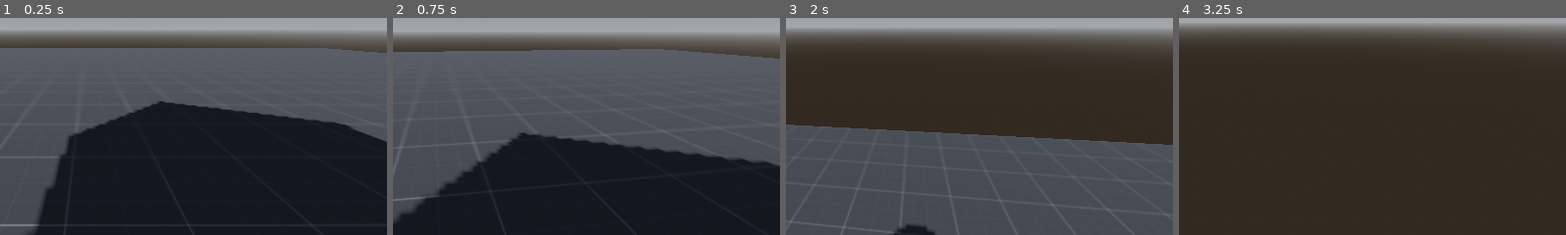
Above: before the commit, frames 1-4 (left to right).
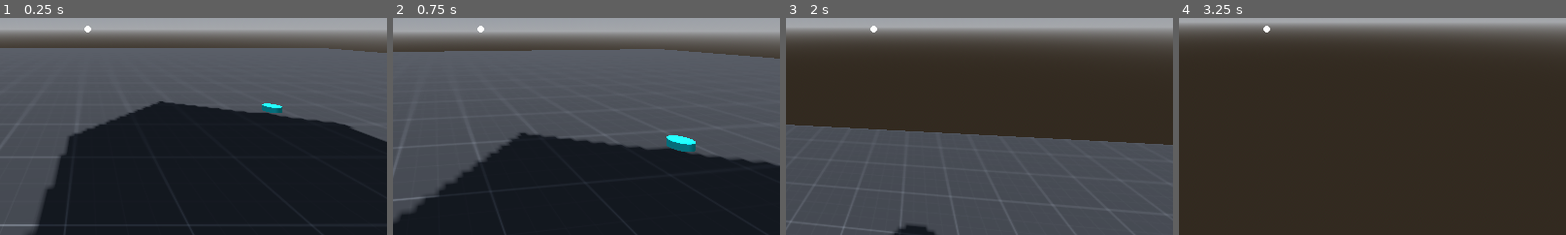
Above: after the commit, the same moments.

Repository: DoomFishy/Drive-Thru-Horror
Game: Godot game, scene res://scenes/levels/test_world.tscn
Same seed, same stepped clock (60 frames per second), same inputs: the game is played once before the commit and once after it. The project has no main scene, so this scene is started directly.
Inputs (mouse positions are % of the whole screen's width and height, from its top left):
- Up to frame 1 (0.25 s): no input
- Up to frame 2 (0.75 s): tap Enter at 0.5 s; move the mouse to (55, 50) at 0.52 s; hold W (up) from 0.53 s (still down); click (55, 50) at 0.6 s
- Up to frame 3 (2 s): keep holding W (up); tap Space (jump) at 0.77, 1.52 s; move the mouse to (45, 50) at 1.27 s; click (45, 50) at 1.35 s
- Up to frame 4 (3.25 s): keep holding W (up); move the mouse to (52, 48) at 2.02 s; click (52, 48) at 2.1 s; move the mouse to (49, 52) at 2.77 s; click (49, 52) at 2.85 s; tap Space (jump) at 3.02 s
The pictures show only the part of the screen within x 39-89%, y 47-97%; the shares and areas given below are measured in that part.

The runs differ from the first frame. In frame 1, 0.3% of the frame differs, in the area x 21-73%, y 3-46%; in frame 2, 0.6%, in the area x 21-79%, y 3-63%; in frame 3, less than 0.1%; in frame 4, less than 0.1%.

Commit message:
updated player controller

Diff:
--- a/project.godot
+++ b/project.godot
@@ -57,3 +57,10 @@
 "events": [Object(InputEventMouseButton,"resource_local_to_scene":false,"resource_name":"","device":-1,"window_id":0,"a …(253 unchanged characters)…
 ]
 }
+
+[layer_names]
+
+3d_physics/layer_1="player"
+3d_physics/layer_2="environment"
+3d_physics/layer_3="items"
+3d_physics/layer_4="interactables"
--- /dev/null
+++ b/scenes/dummy_items/dummy_item.tscn
@@ -0,0 +1,21 @@
+[gd_scene load_steps=4 format=3 uid="uid://ifllmt2qup1j"]
+
+[sub_resource type="CylinderShape3D" id="CylinderShape3D_cbqj7"]
+height = 0.3
+
+[sub_resource type="CylinderMesh" id="CylinderMesh_hwh45"]
+height = 0.3
+
+[sub_resource type="StandardMaterial3D" id="StandardMaterial3D_cbqj7"]
+albedo_color = Color(0, 1, 1, 1)
+
+[node name="DummyItem" type="StaticBody3D"]
+transform = Transform3D(0.3, 0, 0, 0, 0.3, 0, 0, 0, 0.3, 0, 0, 0)
+collision_layer = 4
+
+[node name="CollisionShape3D" type="CollisionShape3D" parent="."]
+shape = SubResource("CylinderShape3D_cbqj7")
+
+[node name="MeshInstance3D" type="MeshInstance3D" parent="."]
+mesh = SubResource("CylinderMesh_hwh45")
+surface_material_override/0 = SubResource("StandardMaterial3D_cbqj7")
--- a/scenes/levels/test_world.tscn
+++ b/scenes/levels/test_world.tscn
@@ -1,7 +1,8 @@
-[gd_scene load_steps=7 format=3 uid="uid://buahw34qee6w5"]
+[gd_scene load_steps=8 format=3 uid="uid://buahw34qee6w5"]
 
 [ext_resource type="PackedScene" uid="uid://dt0hn2cgtf5g1" path="res://scenes/player/player.tscn" id="1_1mgh8"]
 [ext_resource type="Texture2D" uid="uid://dqaehttexexqh" path="res://assets/prototype/Dark/texture_01.png" id="2_0huwb"]
+[ext_resource type="PackedScene" uid="uid://ifllmt2qup1j" path="res://scenes/dummy_items/dummy_item.tscn" id="3_0huwb"]
 
 [sub_resource type="ProceduralSkyMaterial" id="ProceduralSkyMaterial_8a5hx"]
 
@@ -28,13 +29,18 @@
 [node name="CSGBox3D" type="CSGBox3D" parent="."]
 transform = Transform3D(1, 0, 0, 0, 1, 0, 0, 0, 1, 0.045814514, -0.35473633, -0.18376923)
 use_collision = true
+collision_layer = 2
 size = Vector3(39.45375, 0.29052734, 48.29338)
 material = SubResource("StandardMaterial3D_8a5hx")
 
 [node name="CSGBox3D2" type="CSGBox3D" parent="."]
 transform = Transform3D(0.8757006, 0.12900476, -0.46530226, 0, 0.9636491, 0.2671711, 0.48285446, -0.23396191, 0.8438681, 1.6297703, 3.2519016, 6.0166836)
 use_collision = true
+collision_layer = 2
 size = Vector3(3.032671, 8.925537, 3.9626064)
 
 [node name="Player" parent="." instance=ExtResource("1_1mgh8")]
 transform = Transform3D(1, 0, 0, 0, 1, 0, 0, 0, 1, 0.20424843, 0.7905276, -0.32461023)
+
+[node name="DummyItem" parent="." instance=ExtResource("3_0huwb")]
+transform = Transform3D(0.3, 0, 0, 0, 0.3, 0, 0, 0, 0.3, 3.53334, -0.059472173, -5.4248867)
--- a/scenes/player/player.tscn
+++ b/scenes/player/player.tscn
@@ -1,13 +1,17 @@
-[gd_scene load_steps=5 format=3 uid="uid://dt0hn2cgtf5g1"]
+[gd_scene load_steps=7 format=3 uid="uid://dt0hn2cgtf5g1"]
 
-[ext_resource type="Script" uid="uid://d1x4u7h3ps15v" path="res://scenes/player/player.gd" id="1_dovo2"]
-[ext_resource type="Script" uid="uid://b41j15x3dwiqt" path="res://scenes/player/head.gd" id="2_dovo2"]
+[ext_resource type="Script" uid="uid://d1x4u7h3ps15v" path="res://scenes/player/scripts/player.gd" id="1_dovo2"]
+[ext_resource type="Script" uid="uid://b41j15x3dwiqt" path="res://scenes/player/scripts/head.gd" id="2_dovo2"]
+[ext_resource type="Script" uid="uid://b81ipwmbcngqb" path="res://scenes/player/scripts/interact_controller.gd" id="3_gmlin"]
 
 [sub_resource type="CylinderShape3D" id="CylinderShape3D_x7p2l"]
 
 [sub_resource type="CapsuleMesh" id="CapsuleMesh_x7p2l"]
 
+[sub_resource type="SphereMesh" id="SphereMesh_gmlin"]
+
 [node name="Player" type="CharacterBody3D"]
+collision_mask = 2
 script = ExtResource("1_dovo2")
 speed = 10.0
 jump_power = 8.0
@@ -25,3 +29,29 @@
 camera = NodePath("Camera3D")
 
 [node name="Camera3D" type="Camera3D" parent="head"]
+
+[node name="InteractRaycast" type="RayCast3D" parent="head/Camera3D"]
+target_position = Vector3(0, 0, -5)
+collision_mask = 14
+
+[node name="ItemHolder" type="Node3D" parent="head"]
+transform = Transform3D(1, 0, 0, 0, 1, 0, 0, 0, 1, 0.42254293, -0.17254883, -0.55524206)
+
+[node name="InteractController" type="Node" parent="." node_paths=PackedStringArray("raycast", "itemHolder")]
+script = ExtResource("3_gmlin")
+raycast = NodePath("../head/Camera3D/InteractRaycast")
+itemHolder = NodePath("../head/ItemHolder")
+
+[node name="tempCrosshair" type="Control" parent="."]
+layout_mode = 3
+anchors_preset = 8
+anchor_left = 0.5
+anchor_top = 0.5
+anchor_right = 0.5
+anchor_bottom = 0.5
+grow_horizontal = 2
+grow_vertical = 2
+
+[node name="MeshInstance2D" type="MeshInstance2D" parent="tempCrosshair"]
+scale = Vector2(10, 10)
+mesh = SubResource("SphereMesh_gmlin")
--- a/scenes/player/head.gd
+++ b/scenes/player/scripts/head.gd
@@ -18,7 +18,6 @@
 		rotate_x(-event.relative.y * sens)
 		rotation.x = clamp(rotation.x, deg_to_rad(-90), deg_to_rad(90))
 
-
 func _process(delta: float) -> void:
 	bob_time += delta * player.velocity.length() * float(player.is_on_floor())
 	camera.transform.origin = head_bob()
--- /dev/null
+++ b/scenes/player/scripts/interact_controller.gd
@@ -0,0 +1,34 @@
+extends Node
+
+@export var raycast : RayCast3D
+@export var itemHolder : Node3D
+
+var player : Player
+var item = null
+
+func _ready() -> void:
+	player = get_parent() # get reference to player
+
+func _process(_delta: float) -> void:
+	if Input.is_action_just_pressed("left_mouse"): # check if press lmb
+		if raycast.is_colliding(): # check if colliding to valid object
+			var collider = raycast.get_collider() # get object
+			if collider.collision_layer == 2 and item != null: # check if wanting to drop item
+				drop_item()
+				item = null
+			elif collider.collision_layer == 4 and item == null: # check if wanting to pickup item
+				item = raycast.get_collider()
+				pickup_item()
+			elif collider.collision_layer == 8:
+				collider.interact() # call method interact from collider object
+				pass
+
+func pickup_item() -> void:
+	item.get_parent().remove_child(item) # remove item from world
+	itemHolder.add_child(item) # add item to hand
+	item.position = Vector3.ZERO # reset item position
+
+func drop_item() -> void:
+	itemHolder.remove_child(item) # remove item from hand
+	player.get_parent().add_child(item) # add item to world
+	item.position = raycast.get_collision_point() # set position of item to crosshair
Renamed: scenes/player/head.gd.uid -> scenes/player/scripts/head.gd.uid
Not shown, added: scenes/player/scripts/interact_controller.gd.uid
Renamed: scenes/player/player.gd -> scenes/player/scripts/player.gd
Renamed: scenes/player/player.gd.uid -> scenes/player/scripts/player.gd.uid
